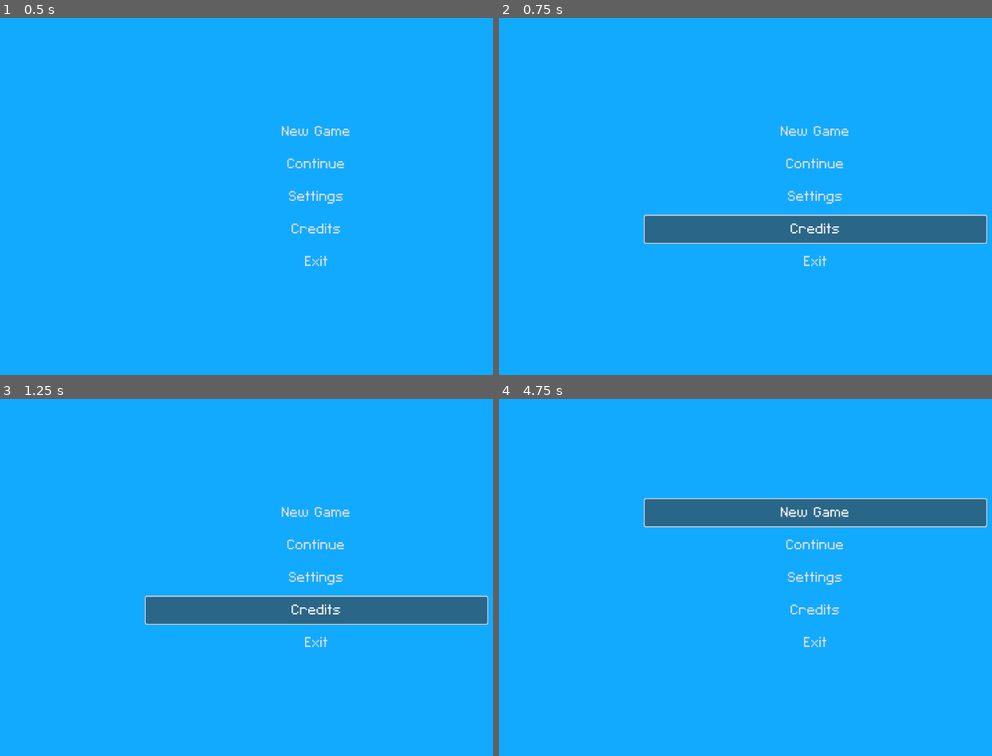
Above: before the commit, frames 1-4 (two rows, left to right).
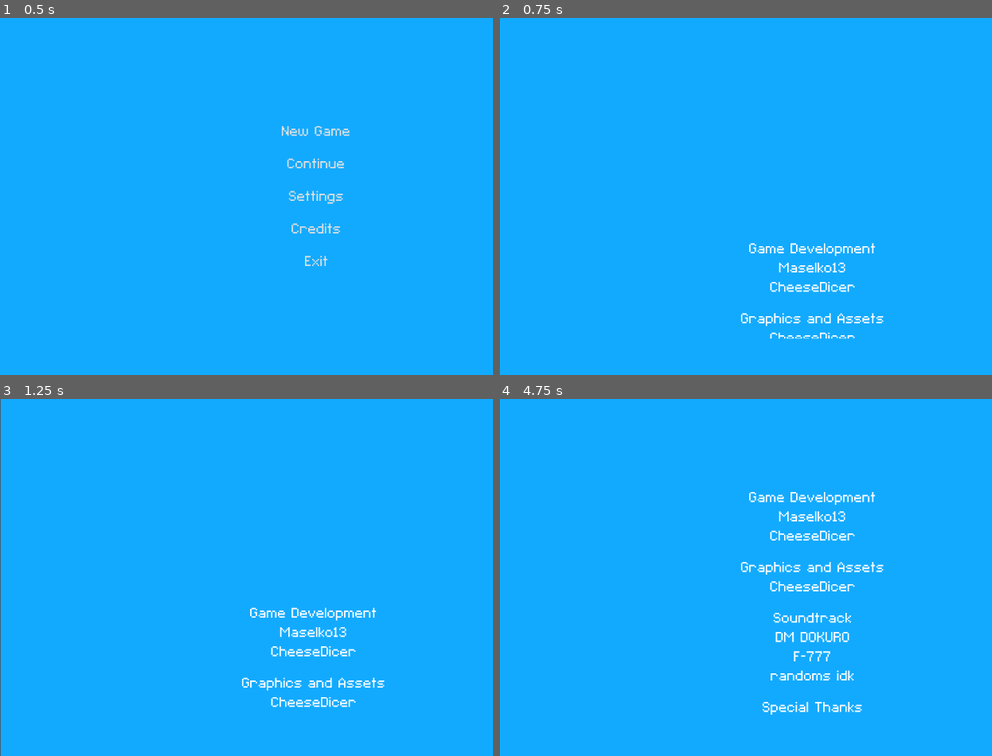
Above: after the commit, the same moments.

Repository: phoenixstears/gamejam-platformer-prep
Game: Godot game, scene res://scenes/main_menu.tscn
Same seed, same stepped clock (60 frames per second), same inputs: the game is played once before the commit and once after it.
Inputs (mouse positions are in pixels of both pictures, inside the frame that each line leads up to):
- Up to frame 1 (0.5 s): no input
- Up to frame 2 (0.75 s): click "Credits" at 0.5 s
- Up to frame 3 (1.25 s): no input
- Up to frame 4 (4.75 s): click (814, 513) at 1.25 s, where only the run before the commit has a clickable "New Game"; click (814, 513) at 2 s, where only the run before the commit has a clickable "New Game"; click (814, 545) at 2.75 s, where only the run before the commit has a clickable "Continue"; click (814, 545) at 3.5 s, where only the run before the commit has a clickable "Continue"; click (814, 513) at 4.25 s, where only the run before the commit has a clickable "New Game"

Frame 1 is identical in both runs. In frame 2, 7.7% of the frame differs, in the area x 0-100%, y 0-100%; in frame 3, 7.5%; in frame 4, 8.5%.

Commit message:
finish work on credits

Diff:
--- a/scenes/Credits.tscn
+++ b/scenes/Credits.tscn
@@ -1,4 +1,7 @@
-[gd_scene format=3 uid="uid://c8howwnipbliu"]
+[gd_scene load_steps=3 format=3 uid="uid://c8howwnipbliu"]
+
+[ext_resource type="FontFile" uid="uid://b47h0t5h0ow80" path="res://fonts/C&C Red Alert [INET].ttf" id="1_hi4w3"]
+[ext_resource type="Script" uid="uid://cqxajk8nb84s4" path="res://scenes/scroll_container.gd" id="1_spvsy"]
 
 [node name="Credits" type="Node"]
 
@@ -22,14 +25,41 @@
 offset_bottom = 258.0
 grow_horizontal = 2
 grow_vertical = 2
+horizontal_scroll_mode = 0
+vertical_scroll_mode = 3
+script = ExtResource("1_spvsy")
 
 [node name="VBoxContainer" type="VBoxContainer" parent="ScrollContainer"]
 layout_mode = 2
 size_flags_horizontal = 3
 size_flags_vertical = 3
+theme_override_constants/separation = 25
+
+[node name="Label8" type="Label" parent="ScrollContainer/VBoxContainer"]
+layout_mode = 2
+
+[node name="Label9" type="Label" parent="ScrollContainer/VBoxContainer"]
+layout_mode = 2
+
+[node name="Label10" type="Label" parent="ScrollContainer/VBoxContainer"]
+layout_mode = 2
+
+[node name="Label11" type="Label" parent="ScrollContainer/VBoxContainer"]
+layout_mode = 2
+
+[node name="Label13" type="Label" parent="ScrollContainer/VBoxContainer"]
+layout_mode = 2
+
+[node name="Label14" type="Label" parent="ScrollContainer/VBoxContainer"]
+layout_mode = 2
+
+[node name="Label12" type="Label" parent="ScrollContainer/VBoxContainer"]
+layout_mode = 2
 
 [node name="Label" type="Label" parent="ScrollContainer/VBoxContainer"]
 layout_mode = 2
+theme_override_fonts/font = ExtResource("1_hi4w3")
+theme_override_font_sizes/font_size = 32
 text = "Game Development
 Maselko13
 CheeseDicer"
@@ -37,29 +67,41 @@
 
 [node name="Label2" type="Label" parent="ScrollContainer/VBoxContainer"]
 layout_mode = 2
+theme_override_fonts/font = ExtResource("1_hi4w3")
+theme_override_font_sizes/font_size = 32
 text = "Graphics and Assets
 CheeseDicer"
 horizontal_alignment = 1
 
 [node name="Label3" type="Label" parent="ScrollContainer/VBoxContainer"]
 layout_mode = 2
+theme_override_fonts/font = ExtResource("1_hi4w3")
+theme_override_font_sizes/font_size = 32
 text = "Soundtrack
 DM DOKURO
 F-777
-randoms idk
-"
+randoms idk"
 horizontal_alignment = 1
 
 [node name="Label4" type="Label" parent="ScrollContainer/VBoxContainer"]
 layout_mode = 2
+theme_override_fonts/font = ExtResource("1_hi4w3")
+theme_override_font_sizes/font_size = 32
 text = "Special Thanks
 Abgif (LF GF)"
 horizontal_alignment = 1
 
 [node name="Label5" type="Label" parent="ScrollContainer/VBoxContainer"]
 layout_mode = 2
+theme_override_fonts/font = ExtResource("1_hi4w3")
+theme_override_font_sizes/font_size = 32
 horizontal_alignment = 1
 
 [node name="Label6" type="Label" parent="ScrollContainer/VBoxContainer"]
 layout_mode = 2
+theme_override_fonts/font = ExtResource("1_hi4w3")
+theme_override_font_sizes/font_size = 32
 horizontal_alignment = 1
+
+[node name="Label7" type="Label" parent="ScrollContainer/VBoxContainer"]
+layout_mode = 2
--- /dev/null
+++ b/scenes/credits.gd
@@ -0,0 +1,7 @@
+extends Node
+
+var scroll_speed = 50  # pixels per second
+
+func _process(delta):
+	var scroll = $ScrollContainer
+	scroll.scroll_vertical += scroll_speed * delta
--- a/scenes/main_menu.gd
+++ b/scenes/main_menu.gd
@@ -6,7 +6,7 @@
 
 
 func _on_credits_pressed() -> void:
-	pass # Replace with function body.
+	get_tree().change_scene_to_file("res://scenes/Credits.tscn")
 
 
 func _on_settings_pressed() -> void:
--- /dev/null
+++ b/scenes/scroll_container.gd
@@ -0,0 +1,10 @@
+extends ScrollContainer
+
+var scroll_speed = 1 # pixels per second
+
+func _process(delta):
+	var max_scroll = self.size.y
+	var max_size = $VBoxContainer.size.y
+	self.scroll_vertical += scroll_speed
+	if self.scroll_vertical >= (max_size - max_scroll):
+		get_tree().change_scene_to_file("res://scenes/main_menu.tscn")
Not shown, added: scenes/credits.gd.uid
Not shown, added: scenes/scroll_container.gd.uid
